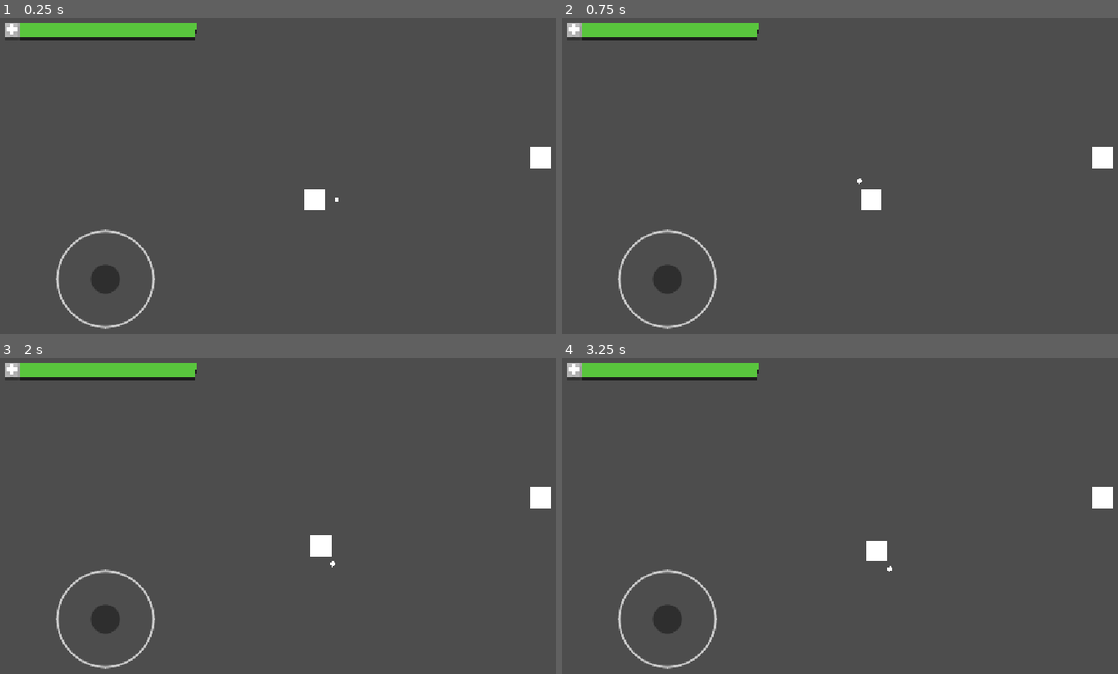
Above: before the commit, frames 1-4 (two rows, left to right).
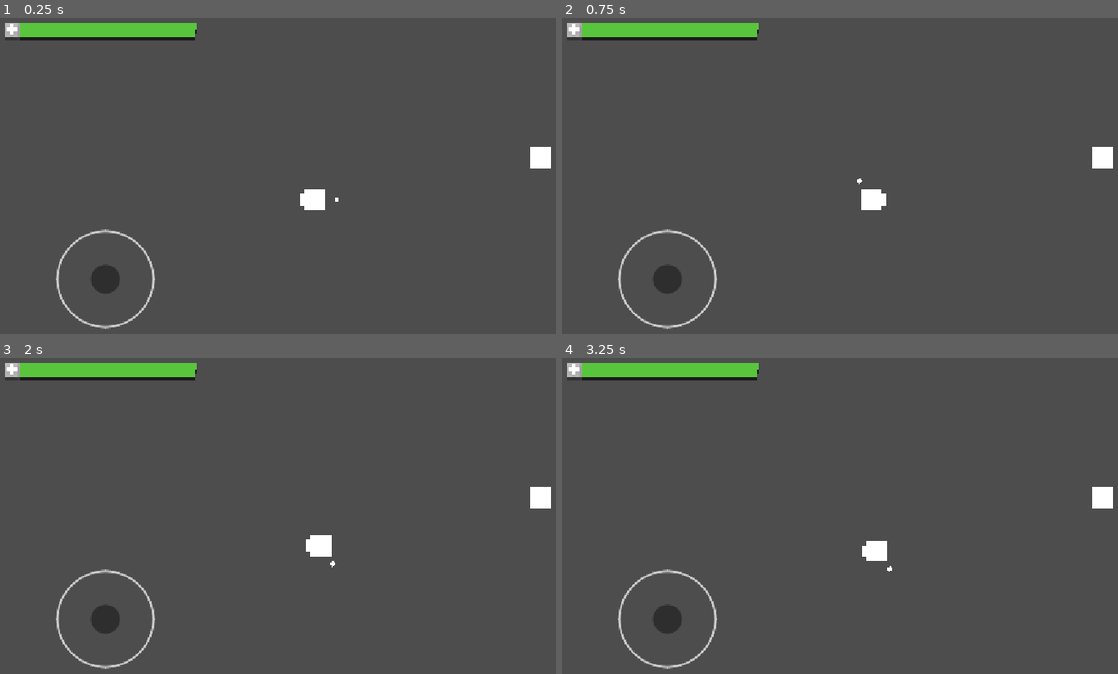
Above: after the commit, the same moments.

Repository: JPAF1017/Rogue-Recreation-Mobile
Game: Godot game, scene res://Levels/test_level.tscn
Same seed, same stepped clock (60 frames per second), same inputs: the game is played once before the commit and once after it.
Inputs:
- Up to frame 1 (0.25 s): no input
- Up to frame 2 (0.75 s): tap Enter at 0.5 s; tap A (A) at 0.6 s
- Up to frame 3 (2 s): tap D (D) at 0.8, 1.35 s; tap Space at 1.25 s; tap S (S) at 1.55 s
- Up to frame 4 (3.25 s): tap Enter at 2 s; tap S (S) at 2.1 s; tap A (A) at 2.3, 2.85 s; tap Space at 2.75 s; tap D (D) at 3.05 s

The runs differ from the first frame. In frame 1, less than 0.1% of the frame differs, in the area x 53-55%, y 55-60%; in frame 2, less than 0.1%, in the area x 57-59%, y 55-60%; in frame 3, less than 0.1%; in frame 4, less than 0.1%.

Commit message:
added damage data component

Diff:
--- /dev/null
+++ b/Components/Scripts/damage_data.gd
@@ -0,0 +1,14 @@
+class_name DamageData
+extends RefCounted
+
+var amount: float = 10.0
+var source: Node2D = null
+var knockback_force: float = 0.0
+var knockback_direction: Vector2 = Vector2.ZERO
+
+
+func _init(p_amount: float = 10.0, p_source: Node2D = null, p_knockback: float = 0.0, p_direction: Vector2 = Vector2.ZERO) -> void:
+	amount = p_amount
+	source = p_source
+	knockback_force = p_knockback
+	knockback_direction = p_direction
--- a/Entities/player.tscn
+++ b/Entities/player.tscn
@@ -6,6 +6,7 @@
 [ext_resource type="PackedScene" uid="uid://c6j5ljav0a66" path="res://Components/target_detector_component.tscn" id="4_taegk"]
 [ext_resource type="PackedScene" uid="uid://cfckm8ulvu3c" path="res://Components/health_component.tscn" id="5_kee72"]
 [ext_resource type="PackedScene" uid="uid://dwyp5ffnun2hl" path="res://Components/rotator_component.tscn" id="6_prmdv"]
+[ext_resource type="PackedScene" uid="uid://de7qpacfkddiy" path="res://Components/flipper_component.tscn" id="7_s1j76"]
 
 [sub_resource type="RectangleShape2D" id="RectangleShape2D_1a03h"]
 size = Vector2(36, 36)
@@ -29,6 +30,11 @@
 scale = Vector2(0.072265625, 0.072265625)
 texture = ExtResource("2_xd3k7")
 
+[node name="Sprite2D" type="Sprite2D" parent="Sprite2D" unique_id=398283315]
+position = Vector2(-228.32433, -3.8146973e-06)
+scale = Vector2(0.4594595, 0.5405406)
+texture = ExtResource("2_xd3k7")
+
 [node name="Collision" type="CollisionShape2D" parent="." unique_id=1315351215]
 shape = SubResource("RectangleShape2D_1a03h")
 
@@ -49,3 +55,6 @@
 [node name="RotatorComponent" parent="." unique_id=662024948 node_paths=PackedStringArray("visual_to_rotate", "target_detector") instance=ExtResource("6_prmdv")]
 visual_to_rotate = NodePath("../Target")
 target_detector = NodePath("../TargetDetectorComponent")
+
+[node name="FlipperComponent" parent="." unique_id=458966726 node_paths=PackedStringArray("visual_to_flip") instance=ExtResource("7_s1j76")]
+visual_to_flip = NodePath("../Sprite2D")
--- a/Entities/sample_enemy.tscn
+++ b/Entities/sample_enemy.tscn
@@ -4,6 +4,9 @@
 
 [sub_resource type="RectangleShape2D" id="RectangleShape2D_stmi3"]
 size = Vector2(36, 36)
+
+[sub_resource type="CircleShape2D" id="CircleShape2D_1a03h"]
+radius = 35.69314
 
 [node name="SampleEnemy" type="CharacterBody2D" unique_id=823218055]
 collision_layer = 4
@@ -15,3 +18,8 @@
 
 [node name="Collision" type="CollisionShape2D" parent="." unique_id=433923119]
 shape = SubResource("RectangleShape2D_stmi3")
+
+[node name="Damage" type="Area2D" parent="." unique_id=796280544]
+
+[node name="CollisionShape2D" type="CollisionShape2D" parent="Damage" unique_id=753381642]
+shape = SubResource("CircleShape2D_1a03h")
Not shown, added: Components/Scripts/damage_data.gd.uid
